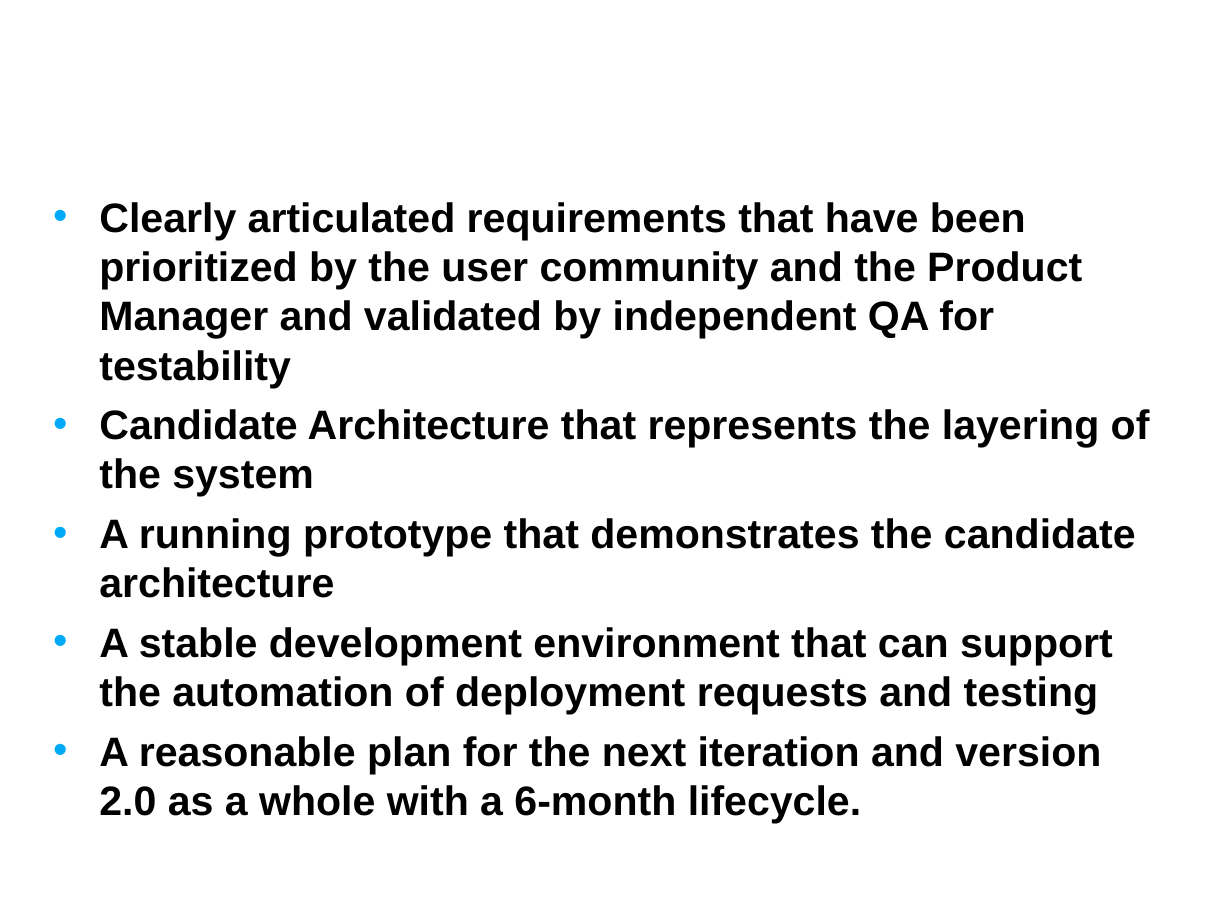
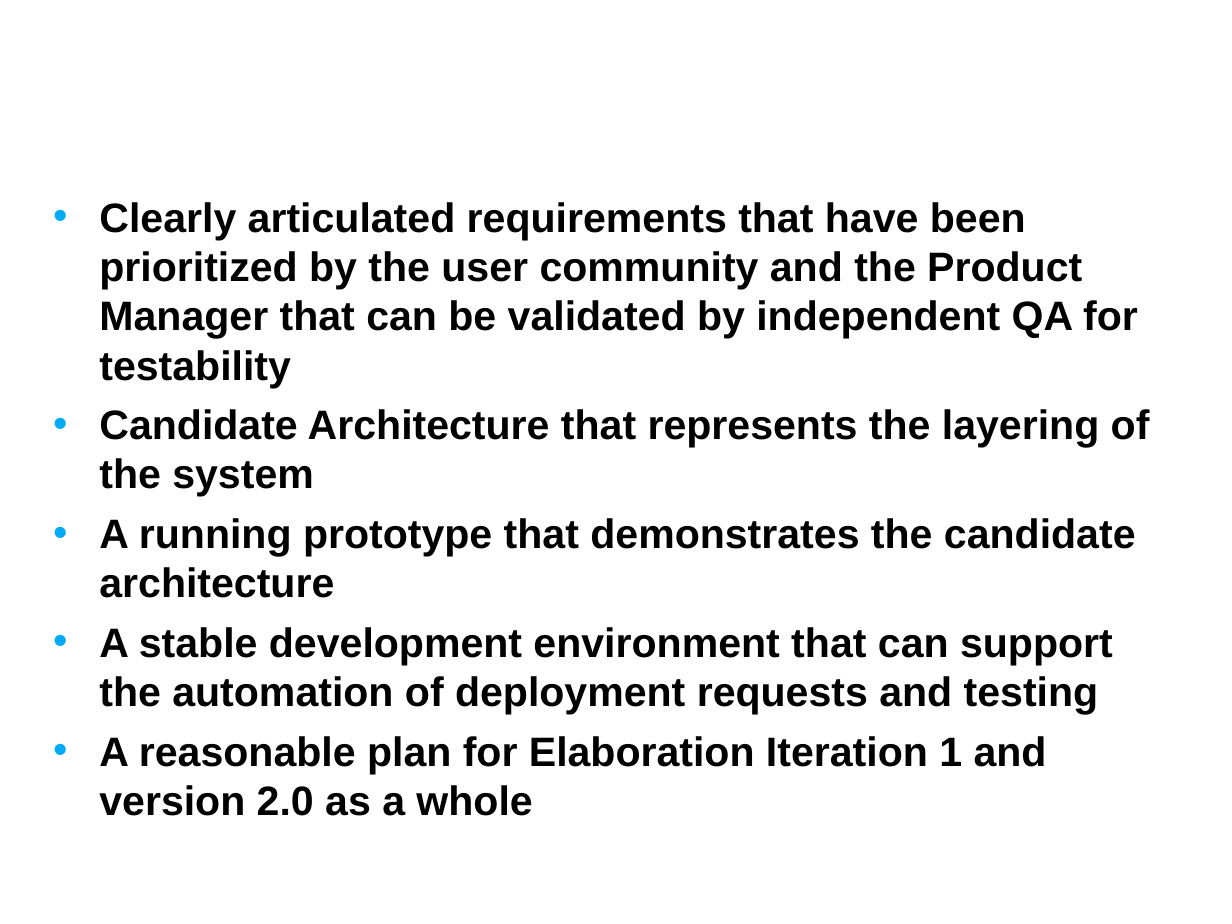
Before and after one commit to NCIP/caarray-docs, a slide deck: slide 9 of project_management/reports/inception_postmortem.ppt. Drawn at 1232x924 pixels with LibreOffice and Linux fonts; fonts in the diff are those of the drawing; background and template pictures are left out. Boxes give left, top, right and bottom in pixels: in the first picture for what was removed or moved away, otherwise in the second. Text is boxed around its words. In the diff, an @@ line names an element or a change of style, - is before the commit and + after.

```diff
--- a/project_management/reports/inception_postmortem.ppt
+++ b/project_management/reports/inception_postmortem.ppt
@@ text at bbox=[99, 202, 1138, 388]: text changed @@
-• Clearly articulated requirements that have been prioritized by the user community and the Product Manager and validated by independent QA for testability
+• Clearly articulated requirements that have been prioritized by the user community and the Product Manager that can be validated by independent QA for testability
@@ text at bbox=[99, 736, 1047, 816]: text changed @@
-• A reasonable plan for the next iteration and version 2.0 as a whole with a 6-month lifecycle.
+• A reasonable plan for Elaboration Iteration 1 and version 2.0 as a whole
```
Also in this commit, not shown: 9 other slides changed, 2 slides added, 1 slide removed.
